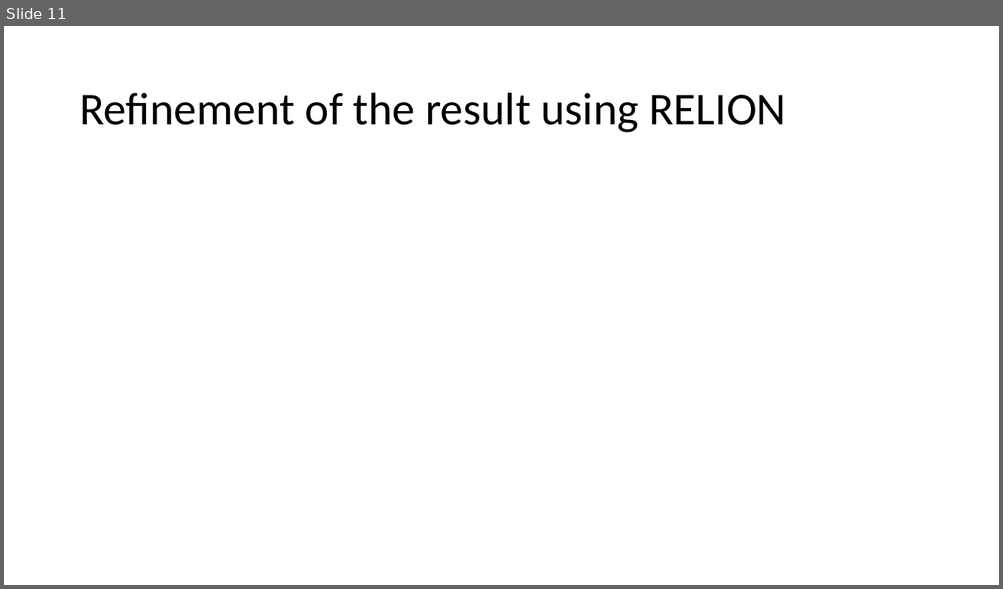
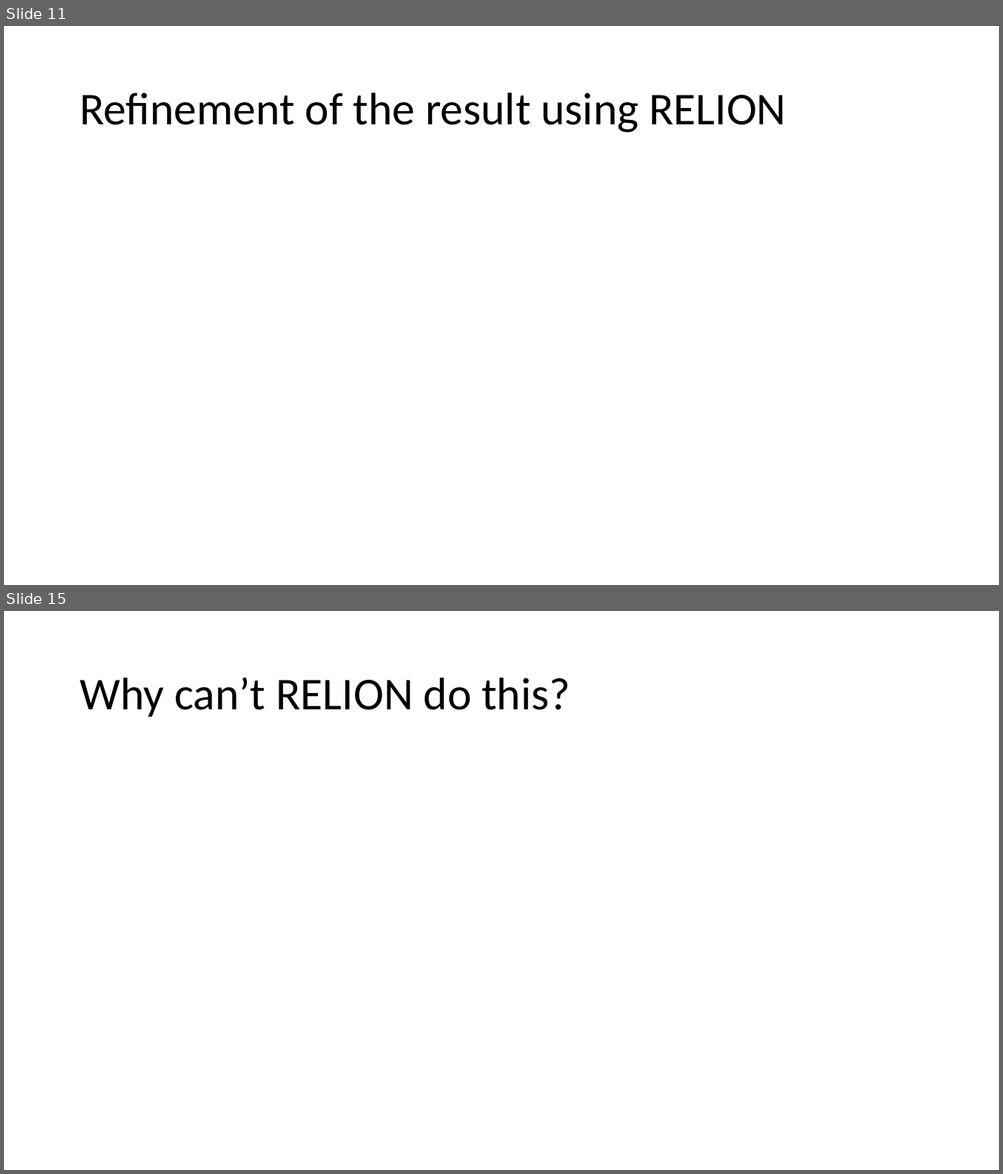
Before and after one commit to arunabh98/EPFL-CryoEM, a slide deck: reports/Project Status 4.pptx. Shown one above the other, each under a label of ours: slide 11 before the commit, slides 11 and 15 after it; the slides between them are not shown. The pictures are 1003x589 and 1003x1174 pixels, drawn with LibreOffice and Linux fonts; fonts in the diff are those of the drawing; grey boxes stand for pictures. Boxes give left, top, right and bottom in pixels: in the first picture for what was removed or moved away, otherwise in the second. Text is boxed around its words. In the diff, an @@ line names an element or a change of style, - is before the commit and + after.

```diff
--- a/reports/Project Status 4.pptx
+++ b/reports/Project Status 4.pptx
@@ slide 15 added at [4,611,999,1170], background #FFFFFF @@
@@ title added at [79,678,570,717], 44 pt, text #000000 @@
+Why can’t RELION do this?
```
Also in this commit, not shown: 1 slide changed, 3 other slides added, 20 other files.
